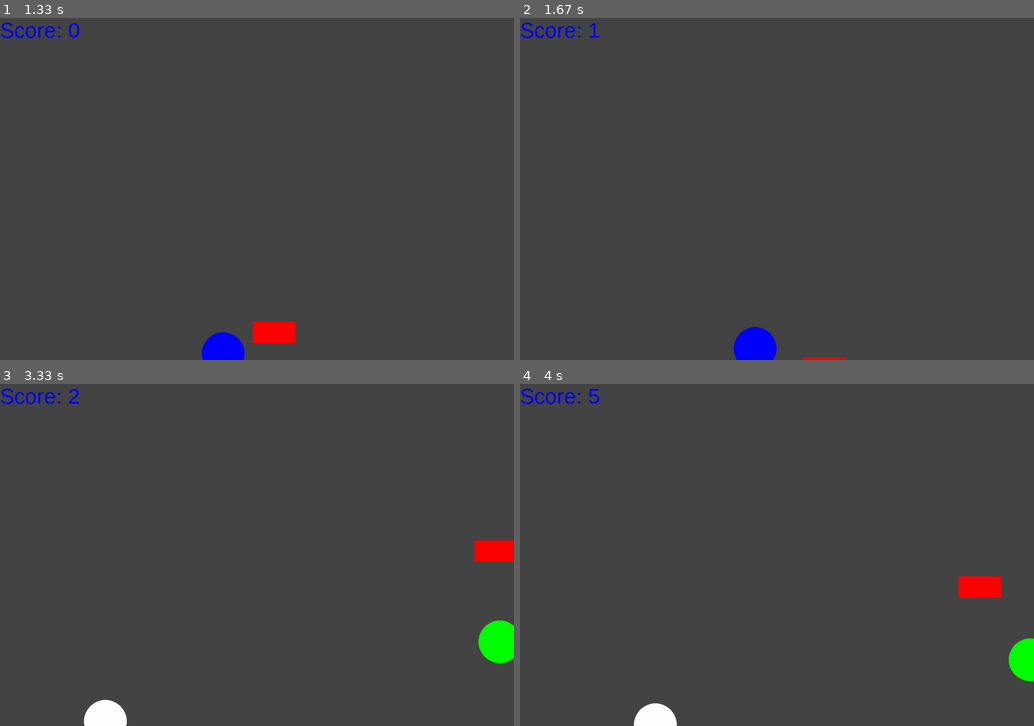
Above: before the commit, frames 1-4 (two rows, left to right).
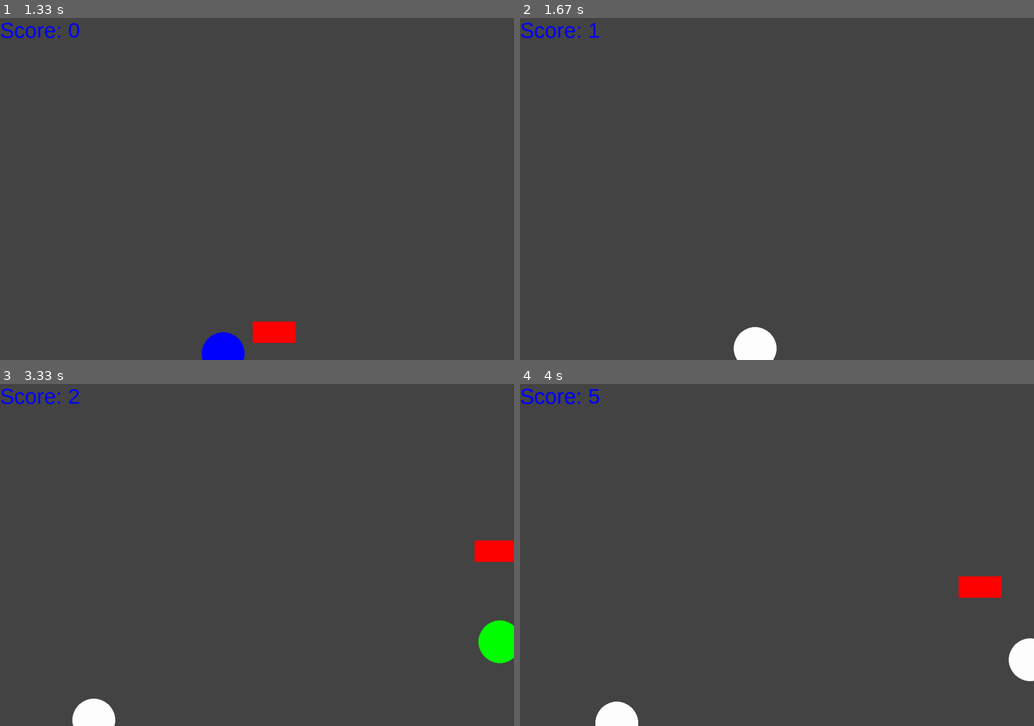
Above: after the commit, the same moments.

Repository: ShirdelY/ICS2O7-PyGame-Project
Game: pygame game, started from main.py
Two runs of this game, one before a commit and one after it. Both use one fixed random seed, a clock stepped at 60 frames per second and the inputs below.
Inputs (mouse positions are in pixels of both pictures, inside the frame that each line leads up to):
- Up to frame 1 (1.33 s): click "Main Menu" at 0.38 s; click "Play" at 0.88 s; click "Start" at 1.22 s
- Up to frame 2 (1.67 s): click (751, 346) at 1.55 s
- Up to frame 3 (3.33 s): click "Continue" at 2.88 s; click (87, 712) at 3.22 s
- Up to frame 4 (4 s): click (1023, 657) at 3.55 s

Frame 1 is identical in both runs. In frame 2, 0.8% of the frame differs, in the area x 41-64%, y 90-100%; in frame 3, 0.4%; in frame 4, 1.4%, in the area x 0-100%, y 1-100%.

Commit message:
June 3 last session

Diff:
--- a/main.py
+++ b/main.py
@@ -110,10 +110,12 @@
         pygame.quit()
         exit()
       if action == "main menu":
+        pygame.time.delay(100)
         main_menu()
       if action == "continue_tutorial":
         tutorial2()
       if action == "finish_tutorial":
+        pygame.time.delay(100)
         main_menu()
       #quiz options
       if action == "goto_quiz2":
@@ -507,9 +509,6 @@
       if event.type == pygame.QUIT:
         pygame.quit()
         exit()
-    if colour1 == white:
-      pygame.time.delay(1000)
-      finishlevel1()
     mousepos = pygame.mouse.get_pos() #current position of mouse
     x_shape1 += direction1_x #update the x position of shape 1
     y_shape1 += direction1_y #update the y position of shape 1
@@ -527,6 +526,11 @@
     pygame.draw.rect(gameDisplay, grey, (0, 0, x, y))
     pygame.draw.circle(gameDisplay, colour1, (x_shape1, y_shape1), 50)
     pygame.draw.rect(gameDisplay, red, (x_shape2, y_shape2, 100, 50))
+    if colour1 == white:
+      displaytext(("Score: " + str(game_score)), blue, bigfont, 0, 0)
+      pygame.display.update()
+      pygame.time.delay(1000)
+      finishlevel1()
     #check if the shape has been clicked on
     if mousepos[0] > x_shape1 - 50 and mousepos[0] < x_shape1 + 50 and mousepos[1] > y_shape1 - 50 and mousepos[1] < y_shape1 + 50:
       if event.type == pygame.MOUSEBUTTONDOWN:
@@ -534,6 +538,7 @@
           colour1 = white
           direction1_x = 0.5
           direction1_y = 0.5
+          pygame.display.update()
           game_score += 1
     if mousepos[0] > x_shape2 - 50 and mousepos[0] < x_shape2 + 50 and mousepos[1] > y_shape2 - 50 and mousepos[1] < y_shape2 + 50:
       if event.type == pygame.MOUSEBUTTONDOWN:
@@ -587,6 +592,10 @@
         pygame.quit()
         exit()
     if colour1 == white and colour2 == white:
+      displaytext(("Score: " + str(game_score)), blue, bigfont, 0, 0)
+      pygame.draw.circle(gameDisplay, white, (x_shape1, y_shape1), 50)
+      pygame.draw.circle(gameDisplay, white, (x_shape3, y_shape3), 50)
+      pygame.display.update()
       pygame.time.delay(1000)
       finishlevel2()
     mousepos = pygame.mouse.get_pos() #current position of mouse
@@ -618,7 +627,10 @@
       if event.type == pygame.MOUSEBUTTONDOWN:
         if colour1 != white:
           colour1 = white
+          direction1_x = 0.5
+          direction1_y = 0.5
           game_score += 1
+          pygame.display.update()
     if mousepos[0] > x_shape2 - 50 and mousepos[0] < x_shape2 + 50 and mousepos[1] > y_shape2 - 50 and mousepos[1] < y_shape2 + 50:
       if event.type == pygame.MOUSEBUTTONDOWN:
         if game_score >= 3:
@@ -627,7 +639,10 @@
       if event.type == pygame.MOUSEBUTTONDOWN:
         if colour2 != white:
           colour2 = white
+          direction3_x = 0.5
+          direction3_y = 0.5
           game_score += 3
+          pygame.display.update()
     displaytext(("Score: " + str(game_score)), blue, bigfont, 0, 0)
     pygame.display.update()
     clock.tick(60)
